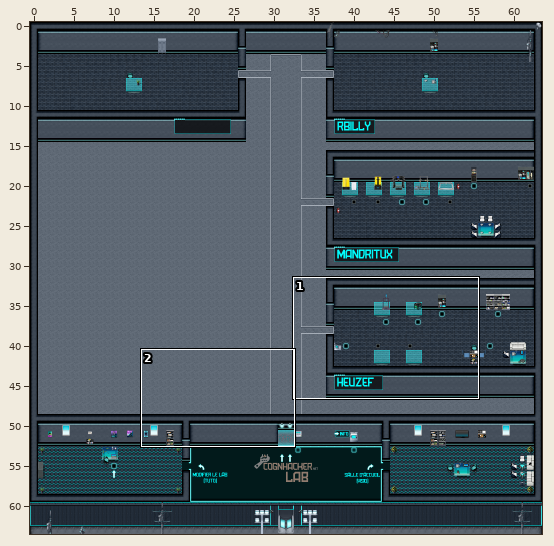
One commit to this Tiled map (JSON): maps/lab.json. Above, an overview of the earlier version with the close-up marked.
Close-up. Old version:
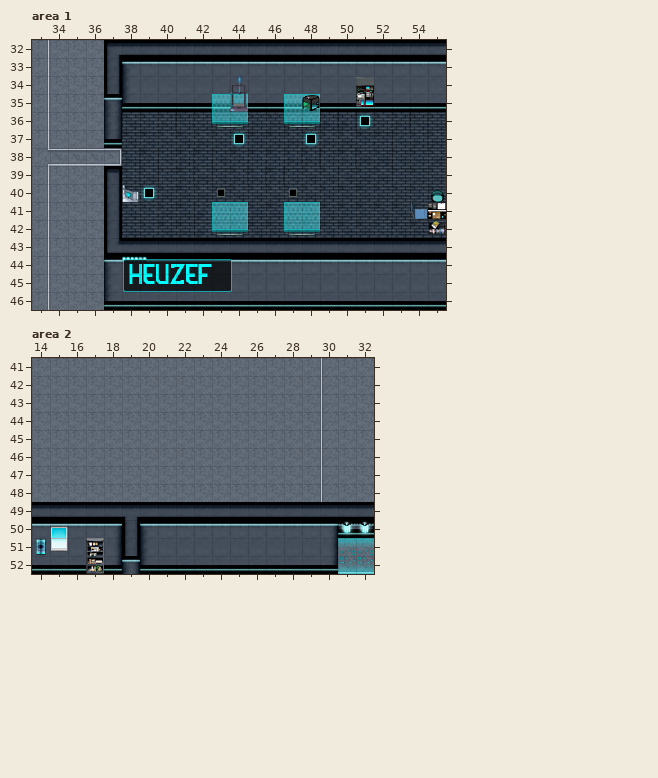
Cells are 32x32 px. Shown: area 1 x 33..55, y 32..46; area 2 x 14..32, y 41..52. The commit also changed other parts of the map, which this record leaves out.
Now the later version:
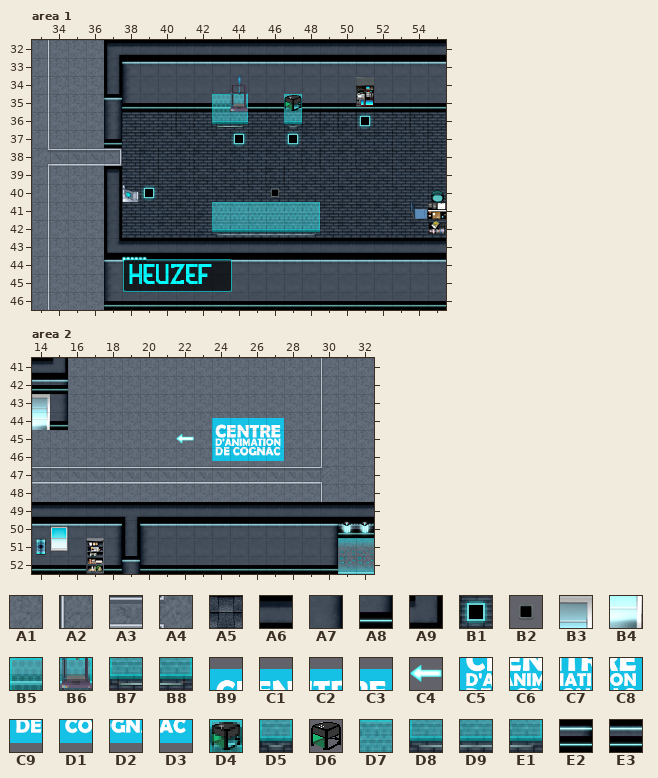
Key: from "Chunk 1": A1 4, A2 31, A3 39, A4 40, A5 59, A6 85, A7 95, A8 99, A9 108, B1 122, B2 123, B3 177, B4 179, B5 186, B6 187, B7 188, B8 189, B9 195, C1 196, C2 197, C3 198, C4 199, C5 200, C6 201, C7 202, C8 203, C9 204, D1 205, D2 206, D3 207, D4 288, D5 293, D6 297, D7 306, D8 313, D9 314, E1 317, E2 322, E3 428.
__ is an empty cell, ## one hidden under a higher layer.
See-through tiles are keyed as they look on the map.
The exact change:
Layer "belowFurniture", area 1:
y 37: x 47..48 __ B1 -> B1 __
y 40: x 43 B2 -> __; x 46..47 __ B2 -> B2 __
Layer "furniture", area 1:
y 35: x 47..48 B5 B6 -> D4 __
y 36: x 47..48 B7 B8 -> D5 __
y 41: x 44..47 B6 __ __ B5 -> D7 D7 D7 D7
y 42: x 43..48 B7 B8 __ __ B7 B8 -> D8 D9 D9 D9 D9 E1
Layer "aboveFurniture", area 1:
y 35: x 47..48 __ D6 -> D6 __
Layer "floor", area 2:
y 41..42: x 14..15 A1 A1 -> ## ##
y 43: x 14..15 A1 A1 -> A5 ##
y 44: x 14..15 A1 A1 -> ## ##
y 47: x 14..30 A1 A1 A1 A1 A1 A1 A1 A1 A1 A1 A1 A1 A1 A1 A1 A1 A2 -> A3 A3 A3 A3 A3 A3 A3 A3 A3 A3 A3 A3 A3 A3 A3 A3 A4
Layer "walls", area 2:
y 41: x 15 __ -> A9
y 42: x 15 __ -> E2
y 43: x 14..15 __ __ -> B3 A7
y 44: x 14..15 __ __ -> B4 A8
Layer "belowFurniture", area 2:
y 44: x 24..27 __ __ __ __ -> B9 C1 C2 C3
y 45: x 22 __ -> C4; x 24..27 __ __ __ __ -> C5 C6 C7 C8
y 46: x 24..27 __ __ __ __ -> C9 D1 D2 D3
Layer "abovePlayer1", area 2:
y 41: x 14 __ -> A6
y 42: x 14 __ -> E3
Pixel boxes of the changes (left, top, right, bottom) in both close-ups:
changed: (284, 94, 320, 147)
changed: (212, 188, 320, 236)
changed: (32, 358, 329, 484)
